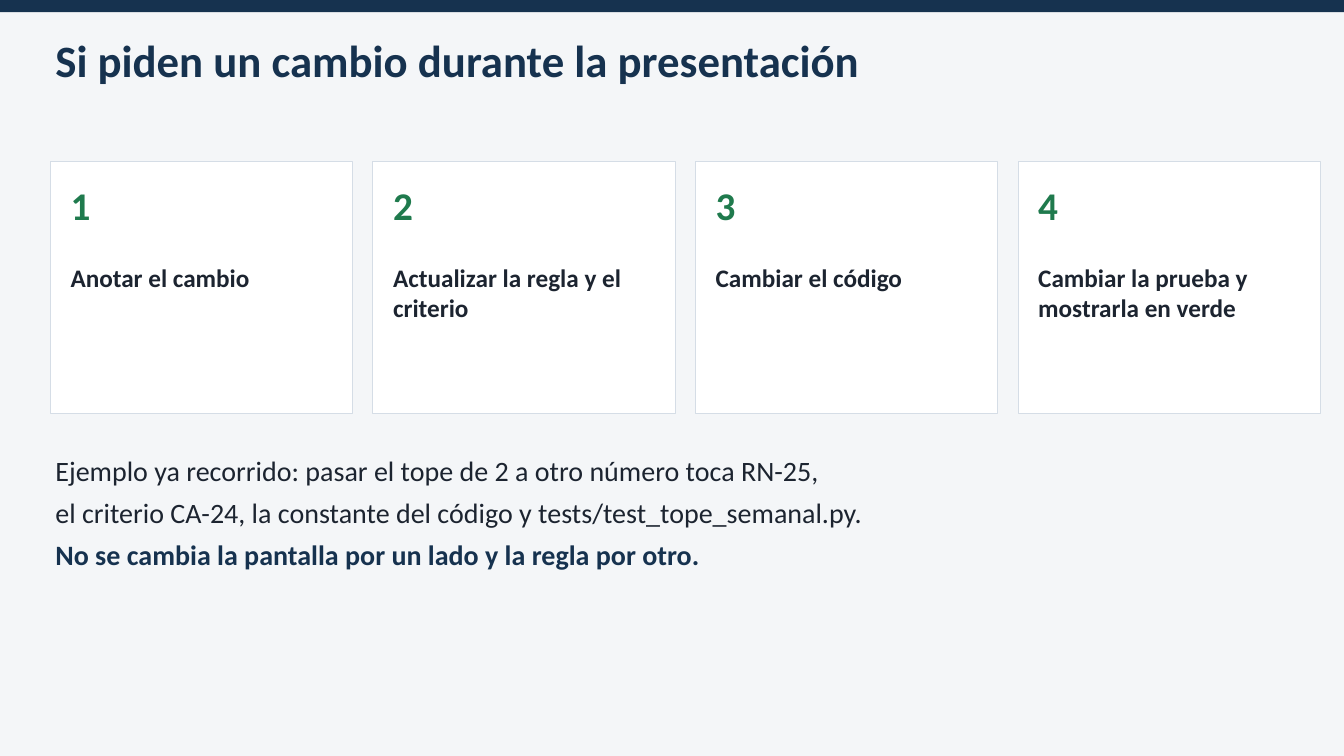
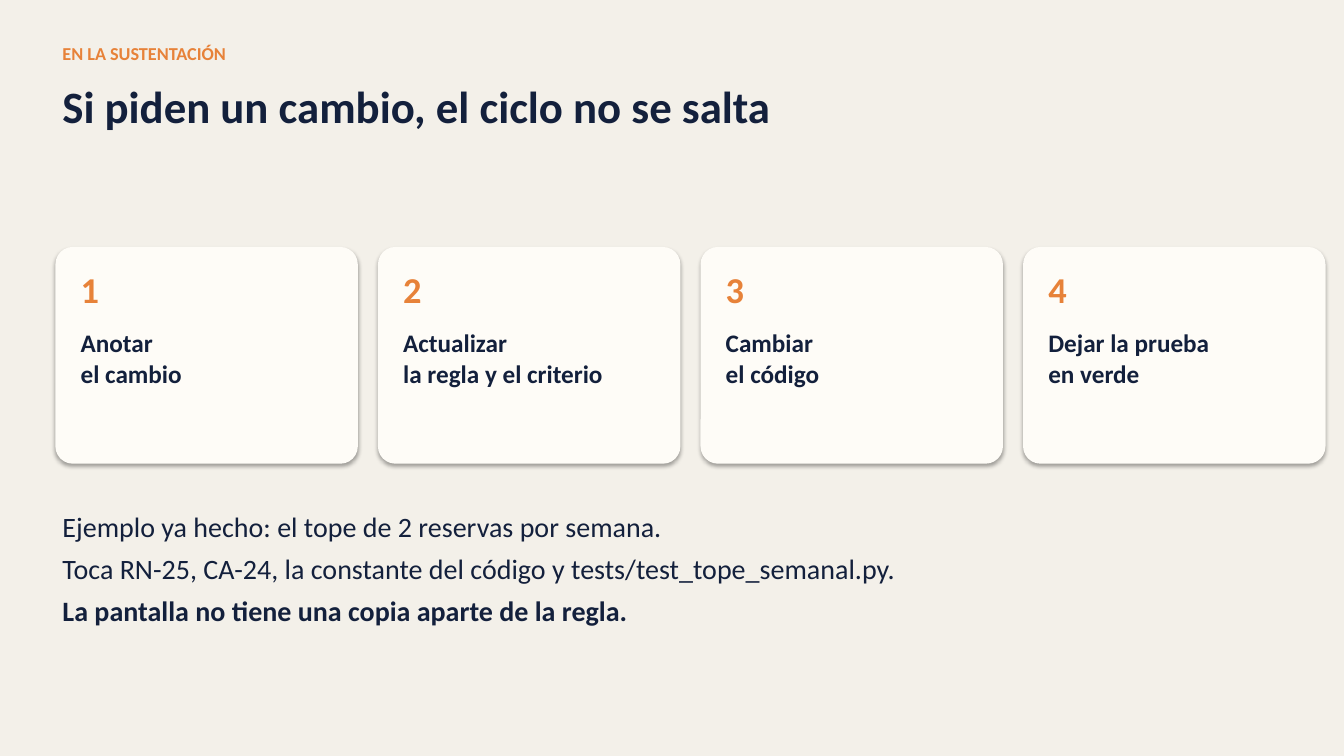
Before and after one commit to Chrisvlj/prj2-reservas, a slide deck: slide 10 of docs/presentacion/reservas-laboratorios.pptx (slide 12 before the commit). Drawn at 1344x756 pixels with LibreOffice and Linux fonts; fonts in the diff are those of the drawing. Boxes give left, top, right and bottom in pixels: in the first picture for what was removed or moved away, otherwise in the second. Text is boxed around its words. In the diff, an @@ line names an element or a change of style, - is before the commit and + after.

```diff
--- a/docs/presentacion/reservas-laboratorios.pptx
+++ b/docs/presentacion/reservas-laboratorios.pptx
@@ rectangle at (0,0,1344,756): fill #F4F6F8 to #F3F0E9; shadow on @@
@@ rectangle removed at (0,0,1344,12) @@
@@ text added at (62,45,226,60), 13 pt, text #E78239, bold @@
+EN LA SUSTENTACIÓN
@@ text at (62,91,770,130): text changed; text colour #16324F to #13203C @@
-Si piden un cambio durante la presentación
+Si piden un cambio, el ciclo no se salta
@@ rectangle removed at (50,161,353,413) @@
@@ rectangle removed at (373,161,676,413) @@
@@ rectangle removed at (696,161,998,413) @@
@@ rectangle removed at (1018,161,1321,413) @@
@@ rounded rectangle added at (55,247,358,464), fill #FEFCF7 @@
@@ text "1": place and size @@
-text "1" at (71,194,91,220)
+text "1" at (81,279,99,303)
@@ rounded rectangle added at (378,247,681,464), fill #FEFCF7 @@
@@ text "2": place and size @@
-text "2" at (393,194,413,220)
+text "2" at (403,279,421,303)
@@ rounded rectangle added at (701,247,1003,464), fill #FEFCF7 @@
@@ size 28 to 26 pt, text colour #1F7A4D to #E78239; less space between paragraphs in 4 elements at (1048,279,1066,303), (81,279,99,303), (403,279,421,303), (726,279,744,304) @@
@@ text "3": place and size @@
-text "3" at (716,194,736,221)
+text "3" at (726,279,744,304)
@@ rounded rectangle added at (1023,247,1326,464), fill #FEFCF7 @@
@@ text "4": place and size @@
-text "4" at (1038,194,1058,220)
+text "4" at (1048,279,1066,303)
@@ text "Anotar el cambio": place and size @@
-text "Anotar el cambio" at (71,269,250,287)
+text "Anotar el cambio" at (81,335,182,383)
@@ text "Actualizar la regla y el ...": place and size @@
-text "Actualizar la regla y el ..." at (393,269,621,317)
+text "Actualizar la regla y el ..." at (403,334,602,388)
@@ text colour #1C2430 to #13203C; less space between paragraphs in 3 elements at (81,335,182,383), (403,334,602,388), (726,334,819,388) @@
@@ text "Cambiar el código": place and size @@
-text "Cambiar el código" at (716,269,902,292)
+text "Cambiar el código" at (726,334,819,388)
@@ text at (1048,334,1210,383): text changed; text colour #1C2430 to #13203C @@
-Cambiar la prueba y mostrarla en verde
+Dejar la prueba
+en verde
@@ text at (62,517,894,626): text changed; text colour #1C2430 to #13203C @@
-Ejemplo ya recorrido: pasar el tope de 2 a otro número toca RN-25,
-el criterio CA-24, la constante del código y tests/test_tope_semanal.py.
-No se cambia la pantalla por un lado y la regla por otro.
+Ejemplo ya hecho: el tope de 2 reservas por semana.
+Toca RN-25, CA-24, la constante del código y tests/test_tope_semanal.py.
+La pantalla no tiene una copia aparte de la regla.
```
Also in this commit, not shown: 10 slides added, 11 slides removed, 2 other files.
